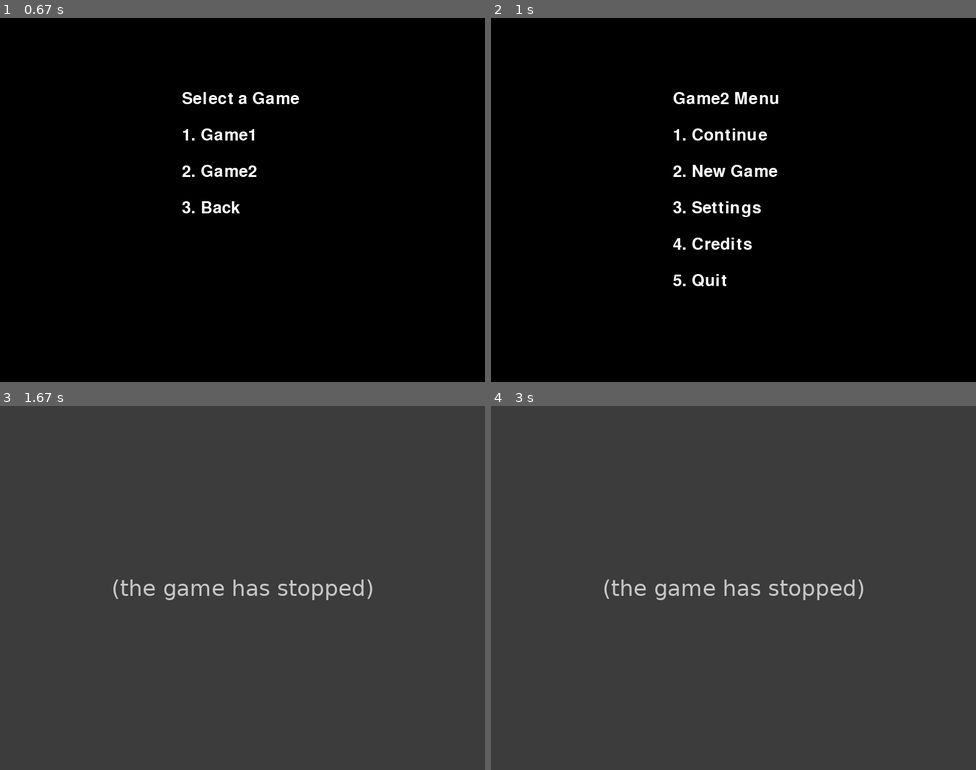
Above: before the commit, frames 1-4 (two rows, left to right).
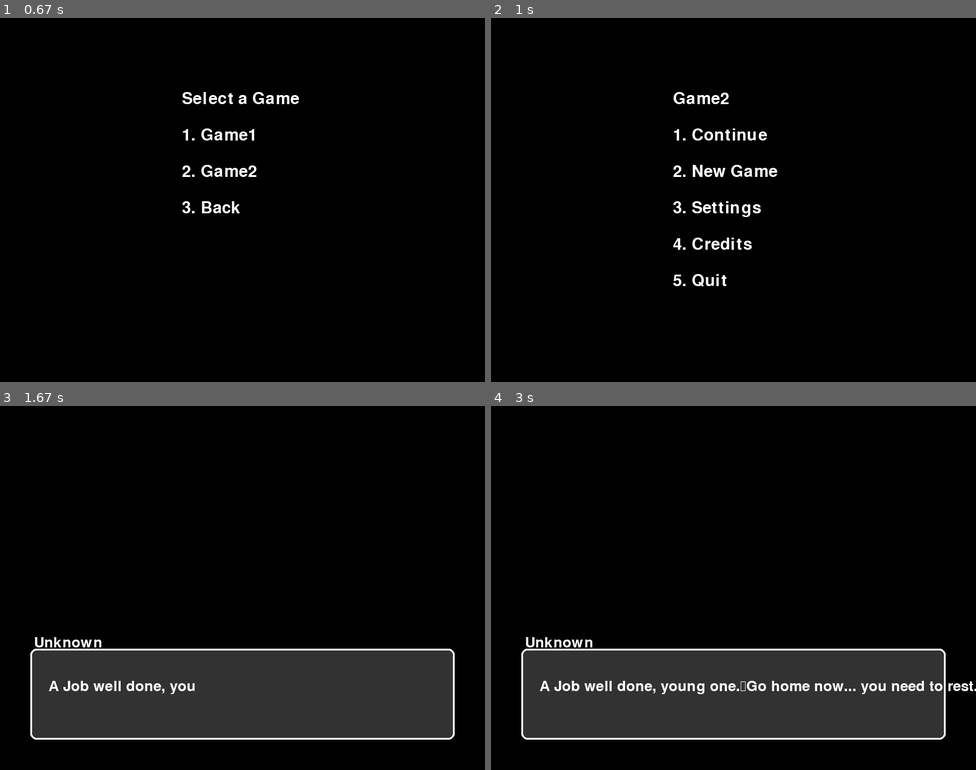
Above: after the commit, the same moments.

Repository: RihoLuik/Choose-Your-Adventure-PyGame
Game: pygame game, started from main.py
The game is run twice, just before and just after one commit, with the same random seed, the same clock (stepped at 60 frames per second) and the same inputs.
Inputs:
- Up to frame 1 (0.67 s): tap 1 at 0.33 s
- Up to frame 2 (1 s): tap 2 at 0.67 s
- Up to frame 3 (1.67 s): tap 1 at 1 s
- Up to frame 4 (3 s): no input

Frame 1 is identical in both runs. In frame 2, 0.2% of the frame differs, in the area x 50-60%, y 20-24%; in frame 3, 80%; in frame 4, 80%, in the area x 0-100%, y 0-100%.
Error before the commit: KeyError: ('last_chapter', 'chapter1.py') (save.py line 12); the game stopped at 1 s (later frames are placeholders)

Commit message:
New stuff
Typewriter Effect on dialogue, waits for keypress.
Improved game window system, no longer opens a separate window for the chapter.
Choice system got a slight improvement as well, same with main.py and settings.py

Diff:
--- a/game2/chapters/chapter1.py
+++ b/game2/chapters/chapter1.py
@@ -1,55 +1,56 @@
 import pygame
-import subprocess
 import time
+import json
+import os
 from game2.choices import save_choice, determine_next_chapter
 from game2.dialogue import display_dialogue, get_choice
 from game2.save import save_progress
 from settings import apply_settings
 
-# Initialize Pygame
-pygame.init()
-screen, settings = apply_settings()
-pygame.display.set_caption('Game2 - Chapter 1')
+CHOICES_FILE = "choices.json"
 
-# Display intro dialogue
-display_dialogue(screen, "Unknown", "A Job well done, young one. Go home now... you need to rest. I'll contact you when I got something.")
-time.sleep(5)
-display_dialogue(screen, "...", "...*sigh*, I should get home and rest up")
-time.sleep(5)
-display_dialogue(screen, "System", "*you notice something in the corner of your eye, something on the ground.*")
-time.sleep(5)
-display_dialogue(screen, "...", "What's this...? A phone of sorts...?")
-time.sleep(5)
-display_dialogue(screen, "System", "You look at the phone a little closer. What do you do?",
+# Clears choices.json when starting from Chapter 1
+def reset_choices():
+    empty_data = {"good": 0, "bad": 0}
+    with open(CHOICES_FILE, "w") as file:
+        json.dump(empty_data, file, indent=4)
+
+# Runs Chapter 1 inside the Game2 window
+def run_chapter(screen):
+    settings = apply_settings()[1] # Get settings
+    pygame.display.set_caption('Game2 - Chapter 1')
+
+    # Check if we are starting fresh
+    if os.path.basename(__file__) == "chapter1.py":
+        reset_choices()
+    # Display intro dialogue
+    display_dialogue(screen, "Unknown", "A Job well done, young one.\nGo home now... you need to rest.\nI'll contact you when I got something.")
+    display_dialogue(screen, "...", "...*sigh*, I should get home and rest up")
+    display_dialogue(screen, "System", "*you notice something in the corner of your eye,\nsomething on the ground.*")
+    display_dialogue(screen, "...", "What's this...?\nA phone of sorts...?")
+    display_dialogue(screen, "System", "You look at the phone and think...\nWhat do you do?",
                  ["Pick Up the Phone", "Leave it where it is"])
+    # Get player's choice
+    choice = get_choice()
 
-# Get player's choice
-choice = get_choice()
+    if choice == 0:
+        save_choice("good")
+        display_dialogue(screen, "System", "You picked up the phone.")
+        display_dialogue(screen, "...", "The phone looks good,\nsurprised it's not damaged or broken.")
+        display_dialogue(screen, "...", "I'll take it back home,\nsee what I can learn about it.")
 
-if choice == 0:
-    save_choice("good")
-    display_dialogue(screen, "System", "You picked up the phone.")
-    time.sleep(5)
-    display_dialogue(screen, "...", "The phone looks good, surprised it's not broken.")
-    time.sleep(5)
-    display_dialogue(screen, "...", "I'll take it back home and see what I can learn about it.")
-    time.sleep(5)
+    elif choice == 1:
+        save_choice("bad")
+        display_dialogue(screen, "System", "You left the phone where it was.")
+        display_dialogue(screen, "...", "No, doesn't matter,\nit's probably not important anyway.")
 
-elif choice == 1:
-    save_choice("bad")
-    display_dialogue(screen, "System", "You left the phone where it was.")
-    time.sleep(5)
-    display_dialogue(screen, "...", "Eh, whatever, probably not important anyway.")
-    time.sleep(5)
+    # Determine next chapter dynamically
+    next_chapter = determine_next_chapter()
+    display_dialogue(screen, "System", f"Loading next chapter...")
+    time.sleep(3)
 
-# Determine next chapter dynamically
-next_chapter = determine_next_chapter()
-display_dialogue(screen, "System", f"Loading next chapter...")
-time.sleep(5)
+    print("Chapter 1 completed! Saving progress...")
+    save_progress(f"{next_chapter}") # Save progress before moving on
 
-print("Chapter 1 completed! Saving progress...")
-save_progress(f"{next_chapter}") # Save progress before moving on
-
-# Load the next chapter
-pygame.quit()
-subprocess.run(["python", f"game2/chapters/{next_chapter}"])
+    # Load the next chapter
+    return next_chapter # Return the next chapter so Game2 can load it
--- a/game2/choices.json
+++ b/game2/choices.json
@@ -1 +1,4 @@
-{"good": 0, "bad": 2}
+{
+    "good": 0,
+    "bad": 0
+}
--- a/game2/choices.py
+++ b/game2/choices.py
@@ -1,6 +1,17 @@
 import json
 
 CHOICE_FILE = "game2/choices.json"
+
+# Ensures choices are centered dynamically
+def draw_choices(screen, choices, font, screen_width, screen_height):
+    max_width = max([font.size(choice)[0] for choice in choices]) + 20 # Adjust for longest text
+    box_x = (screen_width - max_width) // 2 # Center the box
+    box_y = screen_height * 0.75 # Place below dialogue
+
+    for i, choice in enumerate(choices):
+        text_surface = font.render(f"{i+1}. {choice}", True, (255, 255, 255))
+        choice_x = box_x + (max_width - text_surface.get_width()) // 2 # Align text properly
+        screen.blit(text_surface, (choice_x, box_y + i * font.get_height() * 1.5))
 
 # Load previous choices from file or start fresh
 def load_choices():
--- a/game2/dialogue.py
+++ b/game2/dialogue.py
@@ -14,6 +14,8 @@
 # Displays a dialogue box with character name and choices
 def display_dialogue(screen, character, dialogue, choices=None):
     screen.fill(BLACK) # Clear the screen
+    clock = pygame.time.Clock()
+    text_speed = 30 # Adjust this for speed (lower = faster)
 
     # Draw dialogue box
     pygame.draw.rect(screen, GRAY, (50, 400, 700, 150), border_radius=10)
@@ -24,17 +26,47 @@
         pygame.draw.rect(screen, BLACK, (55, 370, 150, 30))
         draw_text(screen, FONT, character, 0.07, 0.63, WHITE)
 
-    # Draw dialogue
-    draw_text(screen, FONT, dialogue, 0.10, 0.75, WHITE)
+    displayed_text = "" # Holds the text as it's being typed
+
+    for i in range(len(dialogue)):
+        displayed_text = dialogue[:i + 1] # Add one letter at a time
+
+        screen.fill(BLACK)
+        pygame.draw.rect(screen, GRAY, (50, 400, 700, 150), border_radius=10)
+        pygame.draw.rect(screen, WHITE, (50, 400, 700, 150), 3, border_radius=10)
+
+        # Draw name again
+        if character:
+            pygame.draw.rect(screen, BLACK, (55, 370, 150, 30))
+            draw_text(screen, FONT, character, 0.07, 0.63, WHITE)
+
+        # Draw the incrementally appearing dialogue
+        draw_text(screen, FONT, displayed_text, 0.10, 0.75, WHITE)
+
+        pygame.display.flip()
+        clock.tick(text_speed) # Control text speed
+
+    wait_for_keypress()
 
     # Draw choices if available
     if choices:
         for i, choice in enumerate(choices):
             pygame.draw.rect(screen, WHITE, (100, 450 + (i * 40), 600, 30), border_radius=5)
-            draw_text(screen, FONT, f"{i+1}. {choice}", 0.15, 0.78 + (i * 0.07), BLACK)
+            draw_text(screen, FONT, f"{i + 1}. {choice}", 0.15, 0.78 + (i * 0.07), BLACK)
 
-    pygame.display.flip()
-    time.sleep(0.2)
+        pygame.display.flip()
+
+# Waits for a key press before continuing
+# Prevents skipping through text too quickly
+def wait_for_keypress():
+    waiting = True
+    while waiting:
+        for event in pygame.event.get():
+            if event.type == pygame.QUIT:
+                pygame.quit()
+                exit()
+            elif event.type == pygame.KEYDOWN:
+                waiting = False
 
 # Waits for player's choice input
 def get_choice():
--- a/game2/game.py
+++ b/game2/game.py
@@ -1,35 +1,57 @@
 import pygame
-import subprocess
 import sys
-from settings import settings_menu, apply_settings
+import importlib
+import json
+from settings import settings_menu
 from credits import show_credits
 from utils import draw_text
+from game2.chapters import chapter1
+
+SAVE_FILE = "game2/save.json" # Adjust if necessary
 
 # Initialize Pygame
 pygame.init()
 
-# Apply settings and create the screen
-screen, settings = apply_settings()
-pygame.display.set_caption("Game 2")
+# Load settings
+settings = {"resolution": (800, 600), "fullscreen": False} # Replace with actual settings loading
+WIDTH, HEIGHT = settings["resolution"]
+FLAGS = pygame.FULLSCREEN if settings.get("fullscreen", False) else 0
+screen = pygame.display.set_mode((WIDTH, HEIGHT), FLAGS)
+pygame.display.set_caption("Game2")
 
 # Font setup
 font = pygame.font.Font(None, 40)
 
-# Starts the game from Chapter 1
+# Load saved progress from save.json
+def load_saved_progress():
+    try:
+        with open(SAVE_FILE, "r") as file:
+            save_data = json.load(file)
+            return save_data.get("current_chapter", "chapter1") # Default to Chapter 1 if no save exists
+    except (FileNotFoundError, json.JSONDecodeError):
+        return "chapter1" # Default if no save file is found
+
+# Starts Chapter 1 inside the same window
 def start_game():
-    subprocess.run(["python", "game2/chapters/chapter1.py"])
-    sys.exit()
+    next_chapter = chapter1.run_chapter(screen) # Runs Chapter 1
+    load_chapter(next_chapter)
 
-# Loads a saved game
-def load_game():
-    subprocess.run(["python", "game2/save.py"])
-    sys.exit()
+# Dynamically load and run the next chapter
+def load_chapter(chapter_name):
+    chapter_module = importlib.import_module(f"game2.chapters.{chapter_name}")
+    chapter_module.run_chapter(screen)
 
-# Game1 menu loop
+# Save progress to save.json
+def save_progress(chapter_name):
+    save_data = {"current_chapter": chapter_name}
+    with open(SAVE_FILE, "w") as file:
+        json.dump(save_data, file, indent=4)
+
+# Game2 menu loop
 running = True
 while running:
     screen.fill((0, 0, 0))
-    draw_text(screen, font, "Game2 Menu", 0.375, 0.20)
+    draw_text(screen, font, "Game2", 0.375, 0.20)
     draw_text(screen, font, "1. Continue", 0.375, 0.30)
     draw_text(screen, font, "2. New Game", 0.375, 0.40)
     draw_text(screen, font, "3. Settings", 0.375, 0.50)
@@ -42,9 +64,11 @@
             running = False
         elif event.type == pygame.KEYDOWN:
             if event.key == pygame.K_1:
-                load_game() # Continue game from save
+                # Load saved progress from save.json and continue
+                saved_chapter = load_saved_progress()
+                load_chapter(saved_chapter)
             elif event.key == pygame.K_2:
-                start_game() # Start from Chapter 1
+                start_game() # Starts a new game (Chapter 1
             elif event.key == pygame.K_3:
                 settings_menu(screen) # Calls settings menu
             elif event.key == pygame.K_4:
--- a/game2/save_data.json
+++ b/game2/save_data.json
@@ -1 +1 @@
-{"last_chapter": "chapter2_bad.py"}
+{"last_chapter": "chapter2_neutral.py"}
--- a/main.py
+++ b/main.py
@@ -1,17 +1,24 @@
 import pygame
 import sys
 import subprocess
-from settings import settings_menu
+from settings import settings_menu, load_settings
 from utils import draw_text
 
 # Initialize PyGame
 pygame.init()
 
-# Default resolution (can be changed in settings)
-# Function to create the game window
-WIDTH, HEIGHT = 800, 600
-screen = pygame.display.set_mode((WIDTH, HEIGHT))
-pygame.display.set_caption("Main Menu")
+# Load settings
+settings = load_settings()
+
+# Apply settings
+WIDTH, HEIGHT = settings["resolution"]
+FLAGS = pygame.FULLSCREEN if settings.get("fullscreen", False) else 0
+
+# Initialize screen with loaded settings
+screen = pygame.display.set_mode((WIDTH, HEIGHT), FLAGS)
+
+# Gives the created window a name
+pygame.display.set_caption("Launcher")
 
 # Font
 font = pygame.font.Font(None, 40) # Default font, size 40
--- a/settings.json
+++ b/settings.json
@@ -3,6 +3,6 @@
         800,
         600
     ],
-    "fullscreen": "borderless",
-    "volume": 0.2
+    "fullscreen": false,
+    "volume": 100
 }
